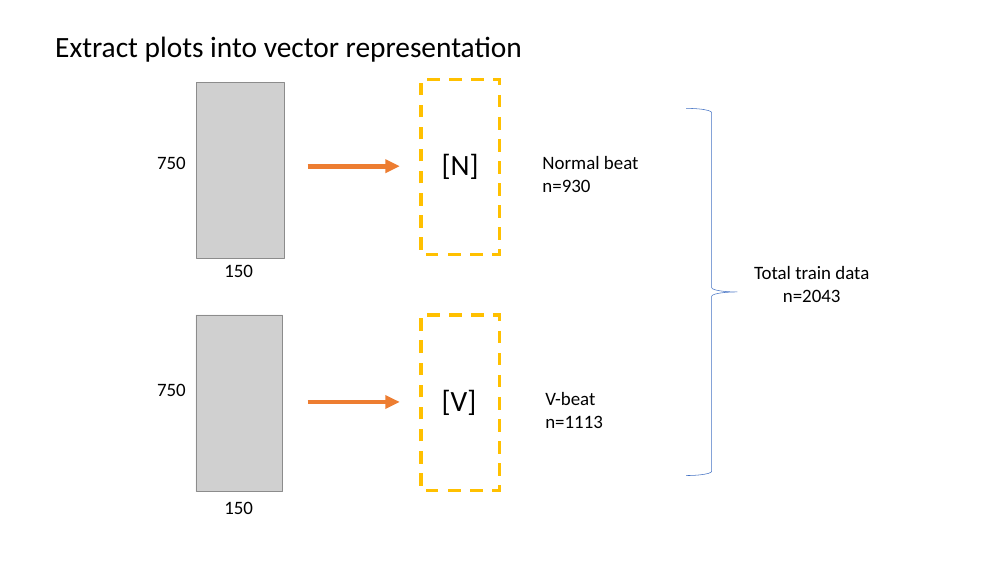
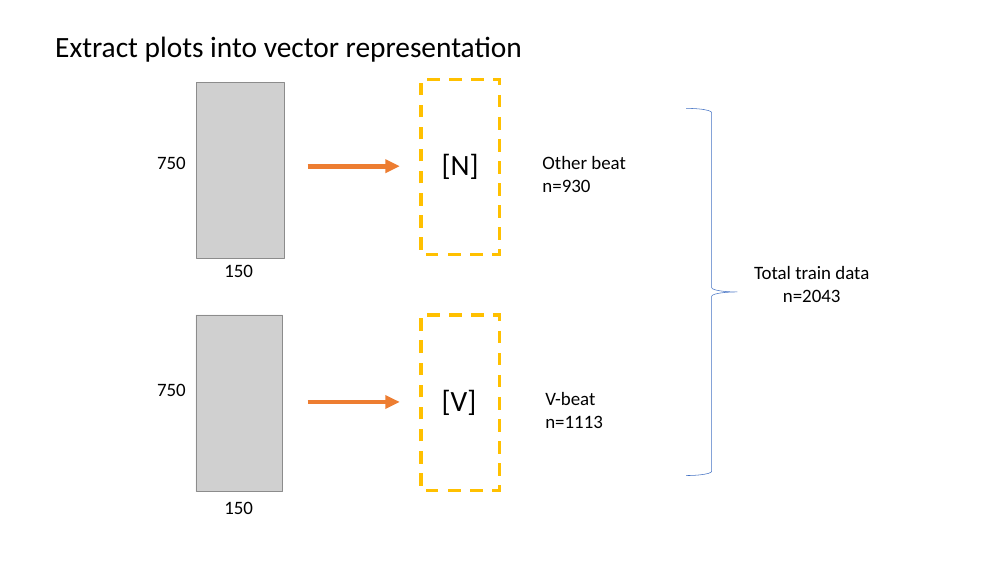
Before and after one commit to JNYH/ecg_vbeat, a slide deck: slide 4 of ecg_vbeat.pptx (slide 3 before the commit). Drawn at 1008x567 pixels with LibreOffice and Linux fonts; fonts in the diff are those of the drawing; grey boxes stand for pictures. Boxes give left, top, right and bottom in pixels: in the first picture for what was removed or moved away, otherwise in the second. Text is boxed around its words. In the diff, an @@ line names an element or a change of style, - is before the commit and + after.

```diff
--- a/ecg_vbeat.pptx
+++ b/ecg_vbeat.pptx
@@ text at <box>542,156,625,169</box>: text changed @@
-Normal beat
+Other beat
```
Also in this commit, not shown: 4 other slides changed, 1 slide added.
